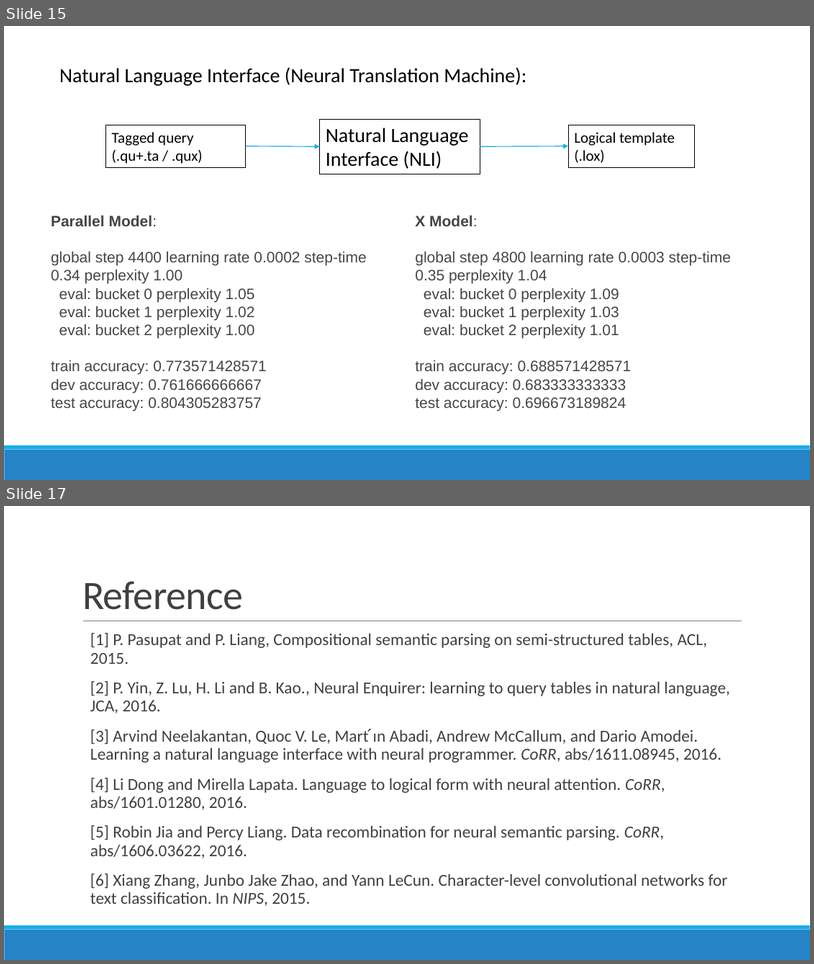
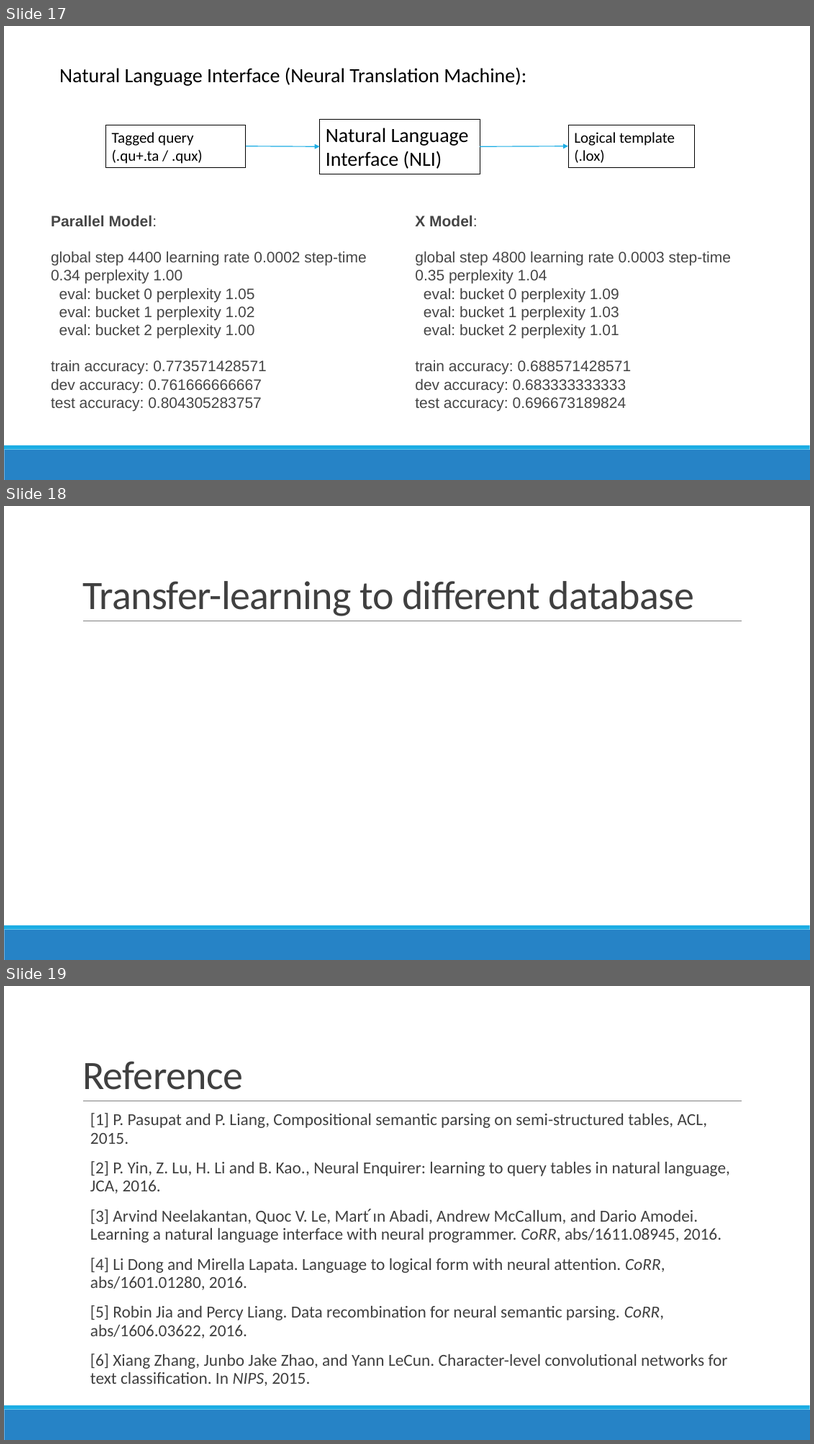
Before and after one commit to richardxiong/dnnQuery, a slide deck: dnnQuery2.pptx. Shown one above the other, each under a label of ours: slides 15 and 17 before the commit, slides 17, 18 and 19 after it; the slides between them are not shown. The pictures are 814x964 and 814x1444 pixels, drawn with LibreOffice and Linux fonts; fonts in the diff are those of the drawing. Boxes give left, top, right and bottom in pixels: in the first picture for what was removed or moved away, otherwise in the second. Text is boxed around its words. In the diff, an @@ line names an element or a change of style, - is before the commit and + after.

```diff
--- a/dnnQuery2.pptx
+++ b/dnnQuery2.pptx
@@ slide 18 added at (4, 506, 810, 960), background #FFFFFF; not listed: 3 template elements that a slide beside it also shows @@
@@ title added at (82, 581, 694, 616), 48 pt, text #404040 @@
+Transfer-learning to different database
@@ what was slide 15 is now slide 17 @@
@@ what was slide 17 is now slide 19 @@
```
Also in this commit, not shown: 2 slides changed, 1 other slide added, 2 other files.
